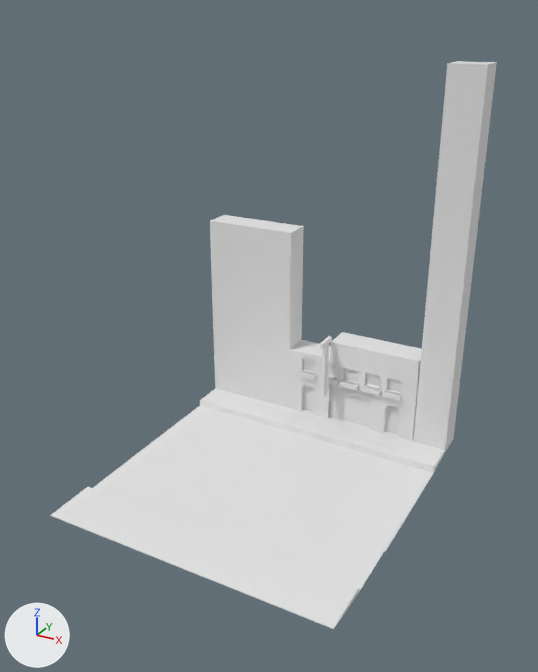
An edit to the Blender file resources/models/stonewall/stonewall.blend, drawn before and after from the same camera.
One viewpoint serves both versions: a 50 mm lens placed at (59.0, -120.0, 84.0), pointed at (-29.0, 39.0, 5.0). Every picture has the same lights, and +X, +Y and +Z are marked at lower left. Materials are left out; every surface is plain grey.

The older version as bpy lines, for what is in view:
```python
me_cube_004 = bpy.data.meshes.new('Cube.004')
me_cube_004.from_pydata(...)  # 1223 vertices, 909 faces; spans x -11.2..6.0, y -54.2..55.2, z -17.4..4.5
# faces by material slot: [66, 663, 14, 141, 25]
me_cube_004.materials.append(mat_material_013)
me_cube_004.materials.append(mat_material_007)
me_cube_004.materials.append(mat_stonewall_words)
me_cube_004.materials.append(mat_top_wall)
me_cube_004.materials.append(mat_bricks)
me_cube_006 = bpy.data.meshes.new('Cube.006')
me_cube_006.from_pydata(...)  # 72 vertices, 50 faces; spans x -4.6..4.6, y -13.6..4.5, z -0.6..42.7
ob_ground_001 = bpy.data.objects.new('Ground.001', me_cube_006)
ob_ground_001.location = (-1.4, -26.6, -0.2)
ob_ground_001.scale = (-6.22, -3.41, 1.77)
ob_windows = bpy.data.objects.new('windows', me_cube_004)
ob_windows.location = (10.2, 11.3, 13.1)
ob_windows.rotation_euler = (1.571, -1.571, 0.0)  # degrees (90, -90, 0)
ob_windows.scale = (1.19, 0.364, 0.498)
```
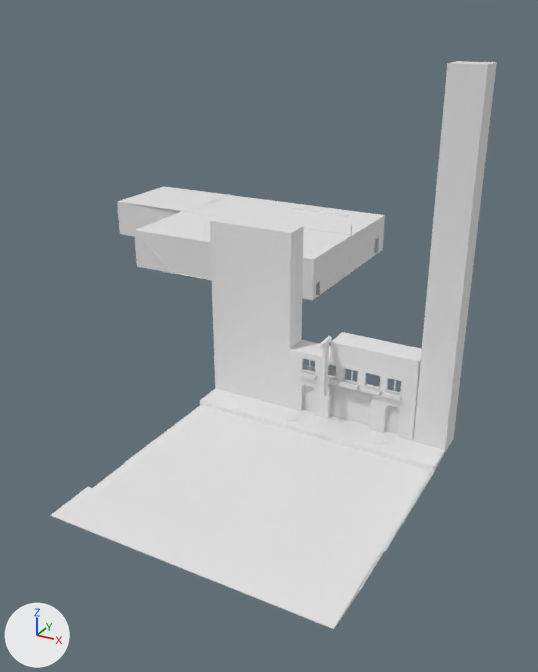
Where the change shows, as pixel boxes (x1, y1, x2, y2) in the pictures (538 x 672 px):
```json
{"object": "Cube", "change": "added", "after": [117, 186, 385, 300]}
{"part": 1, "of": "me_cube_004", "change": "cut back", "before": [303, 359, 401, 427], "after": [313, 384, 388, 429]}
```

Edits to the scene script, one JSON object a line:
```json
{"block": "me_cube_004", "where": "# used by ob_windows; location = (10.2, 11.3, 13.1); rotation_euler = (1.571, -1.571, 0.0), in degrees (90, -90, 0); scale = (1.19, 0.364, 0.498)"}
{"op": "remove", "block": "me_cube_004", "code": "me_cube_004.from_pydata(...)  # 1223 vertices, 909 faces; spans x -11.2..6.0, y -54.2..55.2, z -17.4..4.5"}
{"op": "add", "block": "me_cube_004", "code": "me_cube_004.from_pydata(...)  # 1217 vertices, 885 faces; spans x -11.2..6.0, y -54.2..55.2, z -17.4..4.5"}
{"block": "me_cube_004", "change": "me_cube_004 part 1"}
{"block": "me_cube_004", "change": "19 vertices are removed from x -11.0..-0.9, y -8.5..36.9, z -6.8..-5.0"}
{"block": "me_cube_004", "change": "39 faces are deleted"}
{"block": "me_cube_004", "change": "2 vertices move from x -7.1..-6.4, y -8.5, z -5.0 to x -6.2..-5.8, y -8.5, z -5.0"}
{"block": "me_cube_004", "change": "13 vertices are added at x -11.0..-3.6, y 0.5..36.9, z -7.9..-5.0"}
{"block": "me_cube_004", "change": "15 new faces join them"}
{"op": "add", "block": "me_cube_001", "code": ["me_cube_001 = bpy.data.meshes.new('Cube.001')", "me_cube_001.from_pydata(...)  # 1028 vertices, 613 faces, 1 loose edge; spans x -59.8..37.5, y -39.3..20.3, z -10.4..6.7"]}
{"op": "add", "block": "ob_cube", "code": ["ob_cube = bpy.data.objects.new('Cube', me_cube_001)", "ob_cube.location = (-68.3, 109.4, 13.7)", "_m = ob_cube.modifiers.new('Solidify', 'SOLIDIFY')", "_m.thickness = 0.26", "_m.material_offset = 10", "_m.use_flip_normals = True"]}
```
